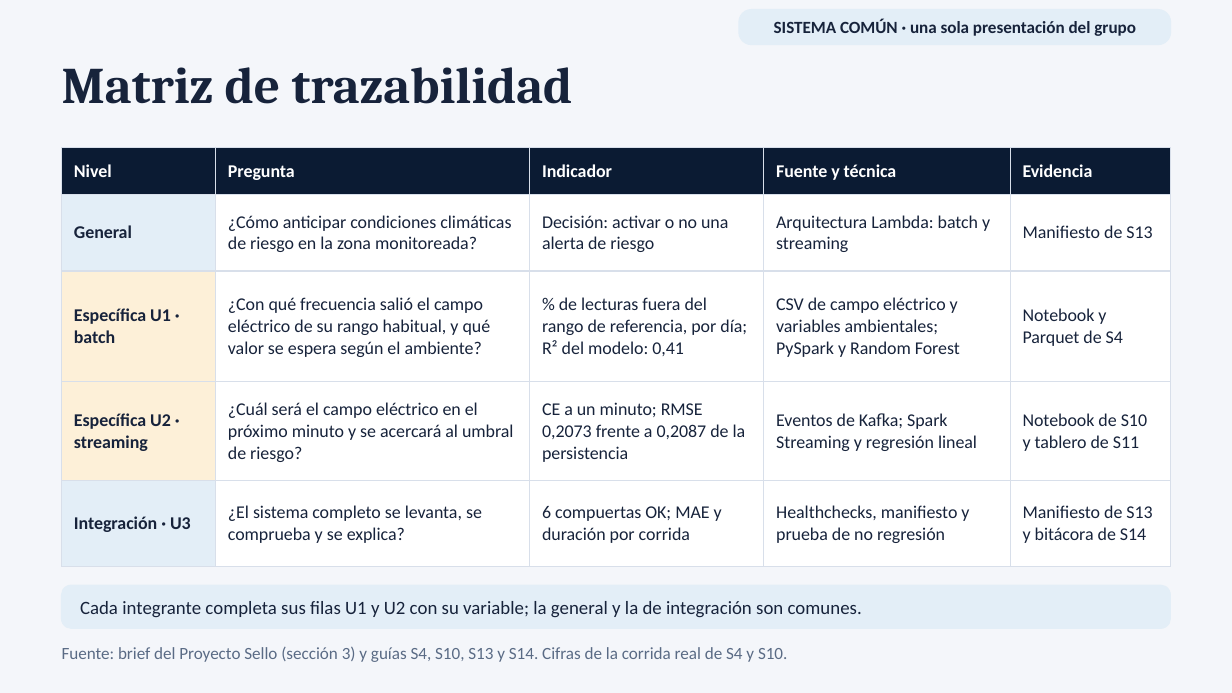
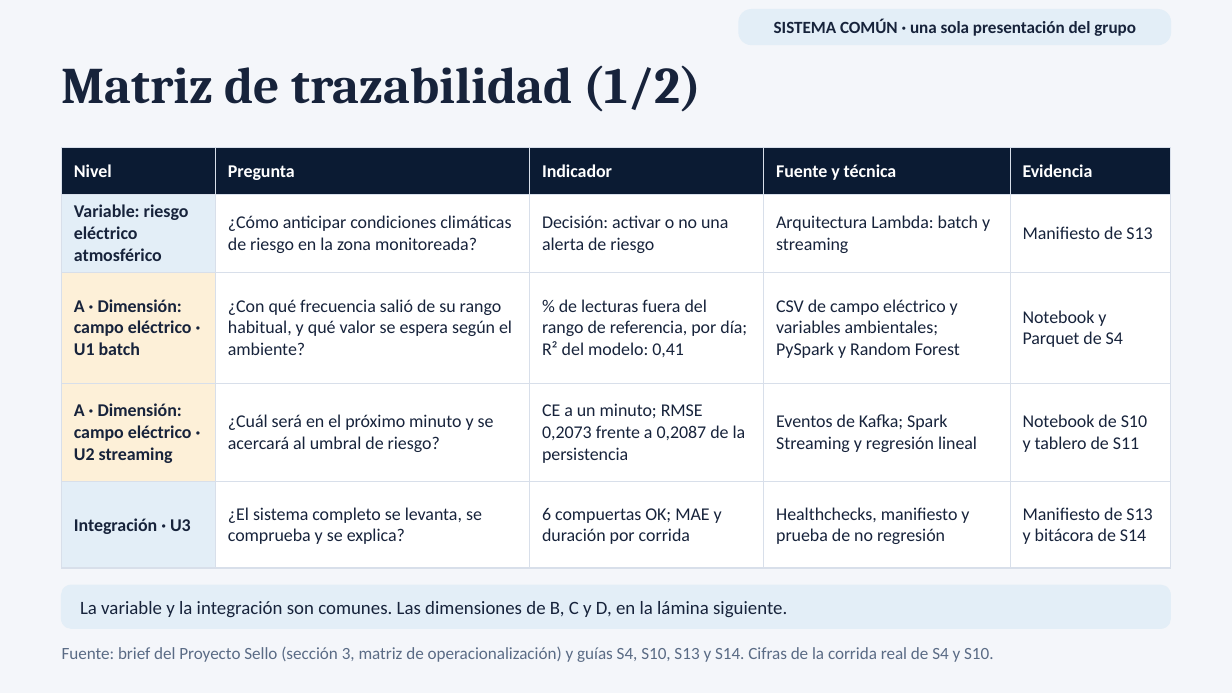
Before and after one commit to 262bigdata/lambda26, a slide deck: slide 4 of docs/presentaciones/lambda26_U3_campo_electrico_integrado.pptx. Drawn at 1232x693 pixels with LibreOffice and Linux fonts; fonts in the diff are those of the drawing. Boxes give left, top, right and bottom in pixels: in the first picture for what was removed or moved away, otherwise in the second. Text is boxed around its words. In the diff, an @@ line names an element or a change of style, - is before the commit and + after.

```diff
--- a/docs/presentaciones/lambda26_U3_campo_electrico_integrado.pptx
+++ b/docs/presentaciones/lambda26_U3_campo_electrico_integrado.pptx
@@ text at [62,65,701,112]: text changed @@
-Matriz de trazabilidad
+Matriz de trazabilidad (1/2)
@@ table at [62,148,1170,548] @@
-row 2, column 1: General
+row 2, column 1: Variable: riesgo eléctrico atmosférico
-row 3, column 1: Específica U1 · batch
+row 3, column 1: A · Dimensión: campo eléctrico · U1 batch
-row 3, column 2: ¿Con qué frecuencia salió el campo eléctrico de su rango habitual, y qué valor se espera según el ambiente?
+row 3, column 2: ¿Con qué frecuencia salió de su rango habitual, y qué valor se espera según el ambiente?
-row 4, column 1: Específica U2 · streaming
+row 4, column 1: A · Dimensión: campo eléctrico · U2 streaming
-row 4, column 2: ¿Cuál será el campo eléctrico en el próximo minuto y se acercará al umbral de riesgo?
+row 4, column 2: ¿Cuál será en el próximo minuto y se acercará al umbral de riesgo?
@@ text at [80,601,787,618]: text changed @@
-Cada integrante completa sus filas U1 y U2 con su variable; la general y la de integración son comunes.
+La variable y la integración son comunes. Las dimensiones de B, C y D, en la lámina siguiente.
@@ text at [62,647,993,662]: text changed @@
-Fuente: brief del Proyecto Sello (sección 3) y guías S4, S10, S13 y S14. Cifras de la corrida real de S4 y S10.
+Fuente: brief del Proyecto Sello (sección 3, matriz de operacionalización) y guías S4, S10, S13 y S14. Cifras de la corrida real de S4 y S10.
```
Also in this commit, not shown: 4 other slides changed, 1 slide added, 9 other files.
